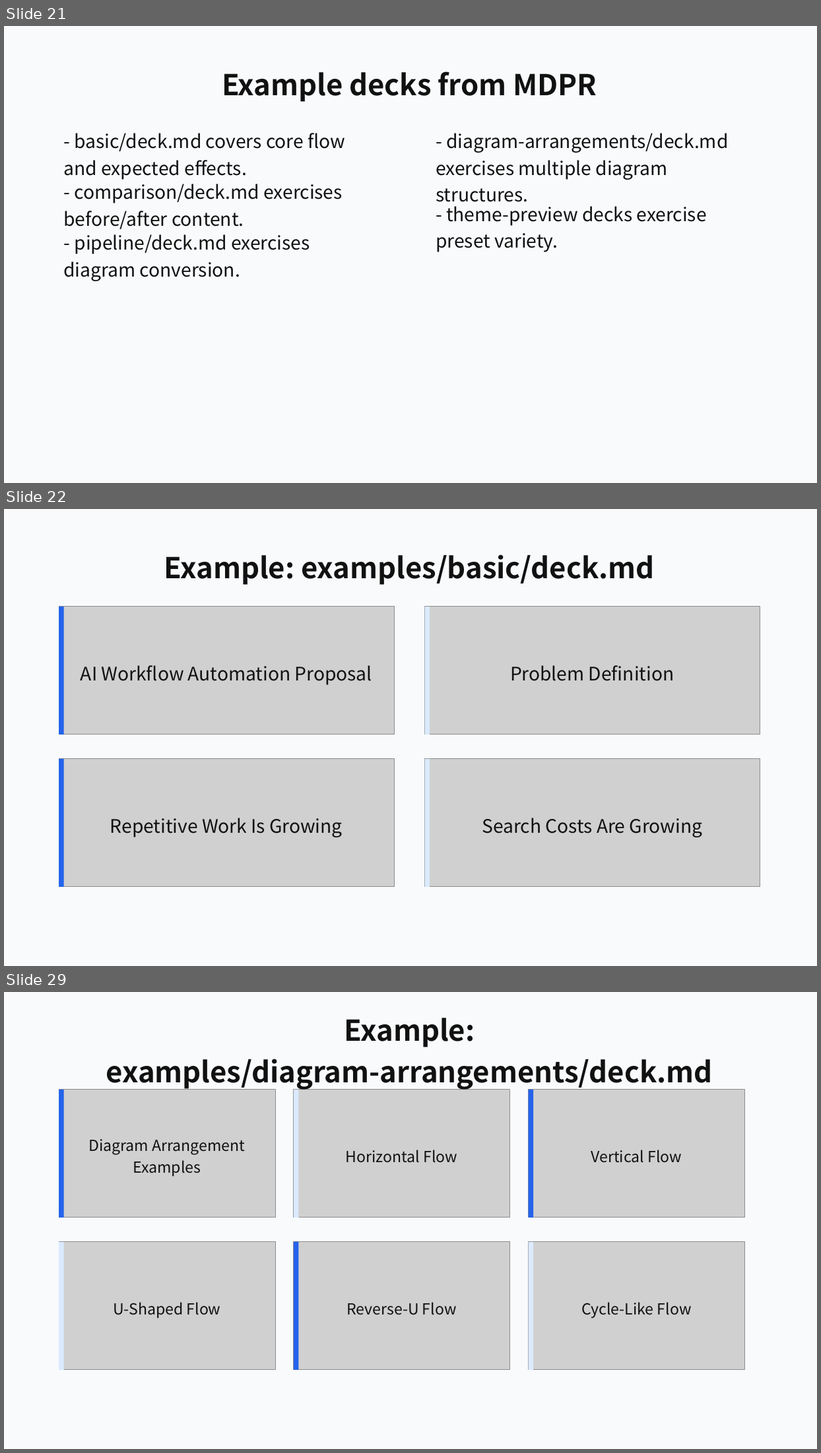
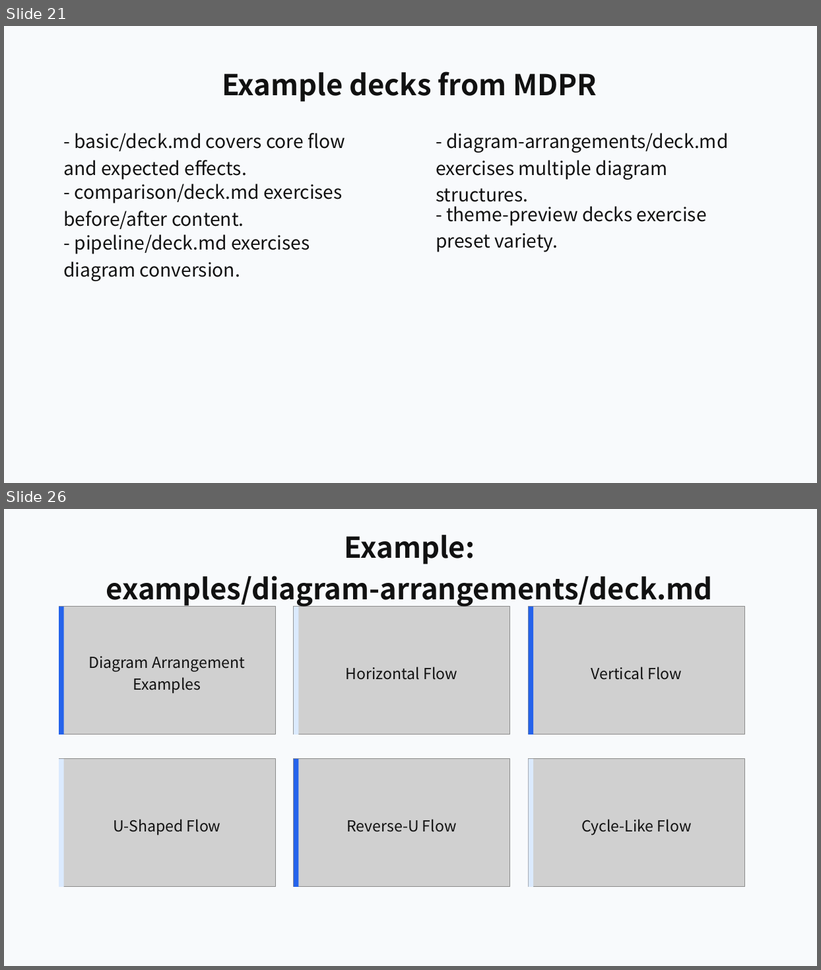
Before and after one commit to ch040602/mdpr-skill, a slide deck: artifacts/mdpr-vs-skill/mdpr-baseline-result.pptx. Shown one above the other, each under a label of ours: slides 21, 22 and 29 before the commit, slides 21 and 26 after it; the slides between them are not shown. The pictures are 821x1453 and 821x970 pixels, drawn with LibreOffice and Linux fonts; fonts in the diff are those of the drawing; grey boxes stand for pictures. Boxes give left, top, right and bottom in pixels: in the first picture for what was removed or moved away, otherwise in the second. Text is boxed around its words. In the diff, an @@ line names an element or a change of style, - is before the commit and + after.

```diff
--- a/artifacts/mdpr-vs-skill/mdpr-baseline-result.pptx
+++ b/artifacts/mdpr-vs-skill/mdpr-baseline-result.pptx
@@ slide 22 removed at [4, 509, 817, 966], background #F8FAFC @@
@@ text removed at [164, 555, 655, 585] @@
-Example: examples/basic/deck.md
@@ picture removed at [59, 607, 395, 735] @@
@@ rectangle removed at [59, 607, 64, 735] @@
@@ picture removed at [425, 607, 760, 735] @@
@@ rectangle removed at [425, 607, 430, 735] @@
@@ text removed at [81, 665, 372, 685] @@
-AI Workflow Automation Proposal
@@ text removed at [510, 665, 674, 681] @@
-Problem Definition
@@ picture removed at [59, 759, 395, 887] @@
@@ rectangle removed at [59, 759, 64, 887] @@
@@ picture removed at [425, 759, 760, 887] @@
@@ rectangle removed at [425, 759, 430, 887] @@
@@ text removed at [110, 818, 342, 838] @@
-Repetitive Work Is Growing
@@ text removed at [482, 818, 702, 838] @@
-Search Costs Are Growing
@@ what was slide 29 is now slide 26 @@
```
Also in this commit, not shown: 7 slides changed, 1 slide added, 3 other slides removed, 12 other files.
